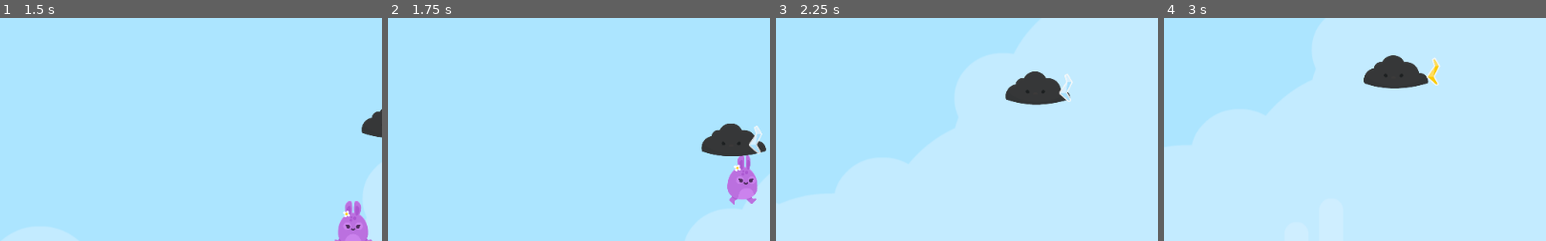
Above: before the commit, frames 1-4 (left to right).
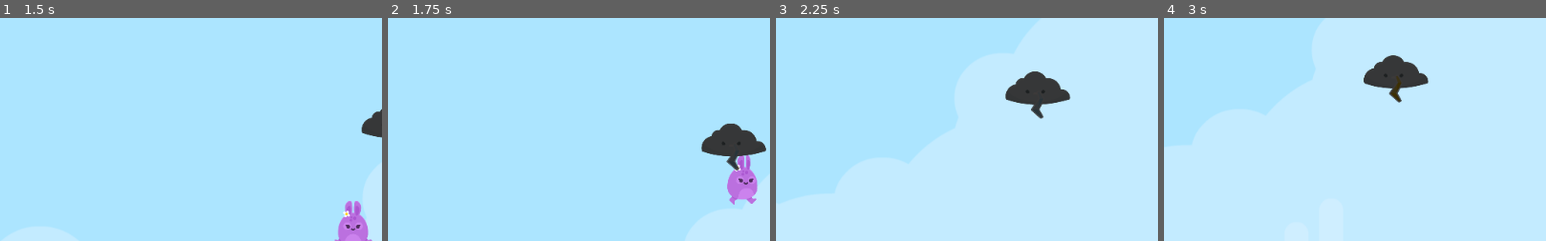
Above: after the commit, the same moments.

Repository: KennedyMungai/SimplePlatformer
Game: Godot game, scene res://Scenes/Levels/Level1.tscn
The game is run twice, just before and just after one commit, with the same random seed, the same clock (stepped at 60 frames per second) and the same inputs.
Inputs:
- Up to frame 1 (1.5 s): hold D (right) from 0.53 s (still down); tap W (jump) at 0.77 s
- Up to frame 2 (1.75 s): keep holding D (right); tap W (jump) at 1.52 s
- Up to frame 3 (2.25 s): release D (right) at 2.03 s; hold A (left) from 2.03 s (still down)
- Up to frame 4 (3 s): release A (left) at 2.78 s; hold D (right) from 2.78 s (still down)
The pictures show only the part of the screen within x 18-68%, y 1-51%; the shares and areas given below are measured in that part.

Frame 1 is identical in both runs. In frame 2, 0.3% of the frame differs, in the area x 88-98%, y 48-69%; in frame 3, 0.3%; in frame 4, 0.4%, in the area x 58-73%, y 17-39%.

Commit message:
Added the lightning as a child of the raycast node

Diff:
--- a/Scripts/Cloud.gd
+++ b/Scripts/Cloud.gd
@@ -7,4 +7,4 @@
 
 
 func fire() -> void:
-	add_child(load("res://Scenes/Lightning.tscn").instance());
+	$Sprite/RayCast2D.add_child(load("res://Scenes/Lightning.tscn").instance());
